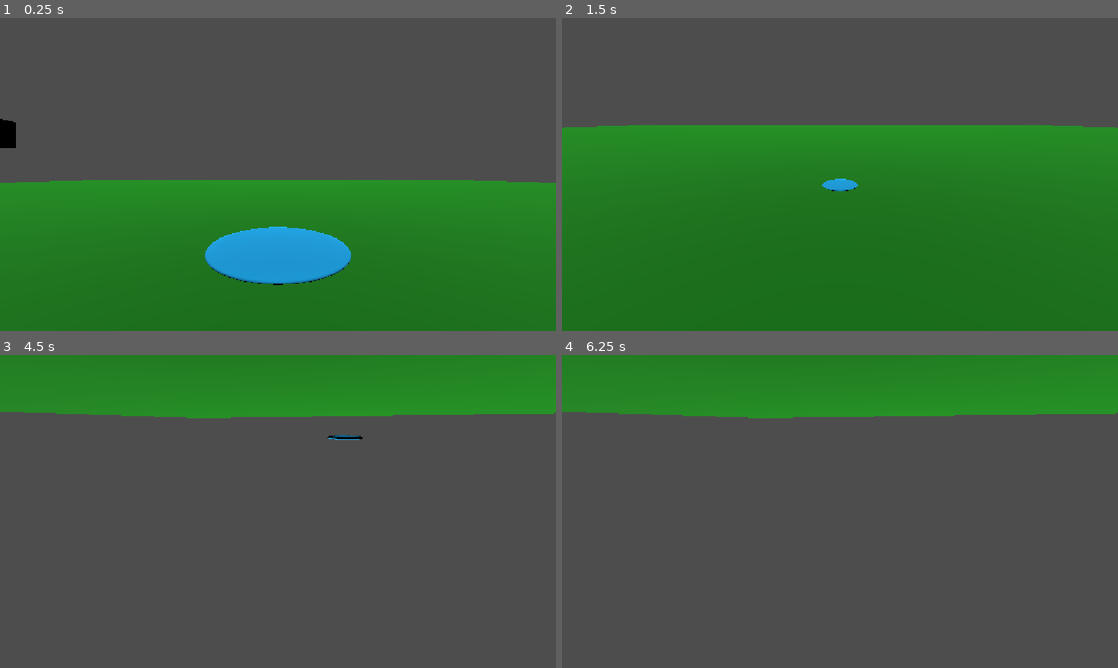
Above: before the commit, frames 1-4 (two rows, left to right).
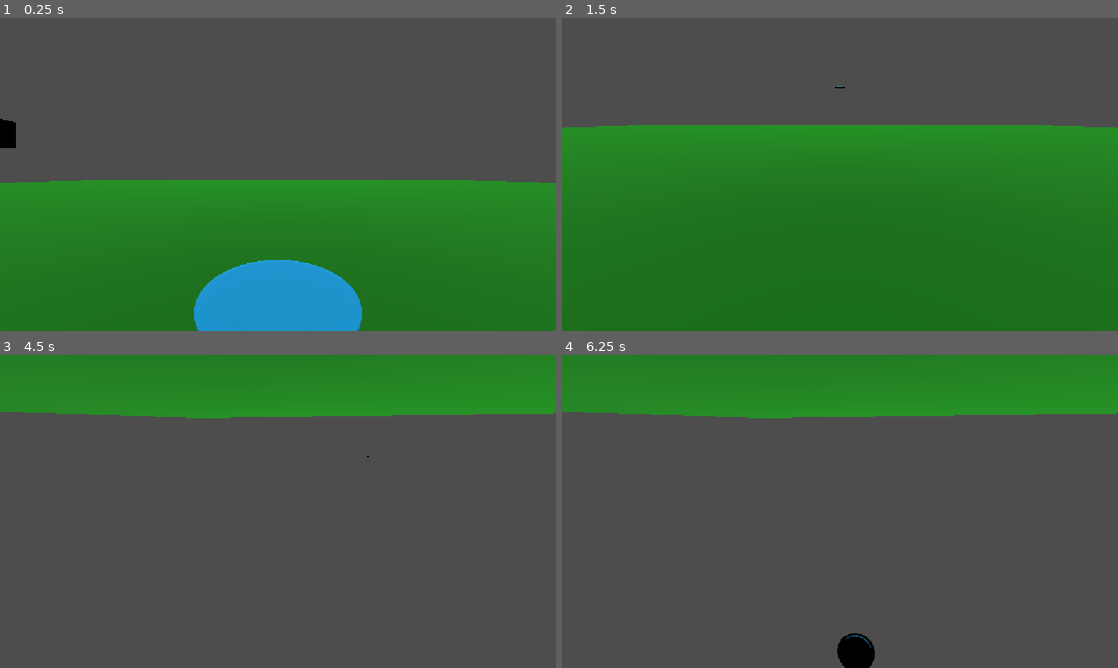
Above: after the commit, the same moments.

Repository: PastarDev/godot-disc-golf
Game: Godot game, scene res://main.tscn
Same seed, same stepped clock (60 frames per second), same inputs: the game is played once before the commit and once after it.
Inputs:
- Up to frame 1 (0.25 s): no input
- Up to frame 2 (1.5 s): hold Space (throw_disc) 0.53-1.28 s; tap S (cam_down) at 1.35 s
- Up to frame 3 (4.5 s): tap Space (throw_disc) every 0.75 s from 1.55 to 3.8 s; hold A (cam_left) 2.03-2.78 s; tap D (cam_right) at 2.85 s; tap Enter at 3.5 s; hold W (cam_up) 3.53-4.28 s; tap E (hold_disc) at 4.35 s
- Up to frame 4 (6.25 s): tap Space (throw_disc) at 4.55, 5, 5.85 s; hold Space (throw_disc) 5.03-5.78 s; tap Enter at 5.75 s

The runs differ from the first frame. In frame 1, 7.4% of the frame differs, in the area x 34-66%, y 66-100%; in frame 2, 0.2%; in frame 3, less than 0.1%; in frame 4, 0.6%.

Commit message:
disc script merge

Diff:
--- a/discForceStop.gd
+++ /dev/null
@@ -1,25 +0,0 @@
-extends RigidBody3D
-
-func _ready() -> void:
-
-	gravity_scale = 0.0
-
-	global_position = Vector3 (0, 1.2, 3)
-
-	constant_force = Vector3 (0, 0, 0)
-
-
-func _process(_delta: float) -> void:
-
-	if Input.is_action_pressed("throw_disc"):
-
-		gravity_scale = 1
-
-		constant_force = Vector3 (0, 50, -100)
-
-		await get_tree().create_timer(0.2).timeout
-
-		constant_force = Vector3 (0, 0, 0)
-
-	if global_position.y <= 0.1:
-		linear_velocity = Vector3.ZERO
--- a/holdDisc.gd
+++ b/holdDisc.gd
@@ -15,3 +15,27 @@
 		var to_target = target_pos - global_position
 
 		state.linear_velocity = to_target * follow_strength
+
+func _ready() -> void:
+
+	#gravity_scale = 0.0
+
+	global_position = Vector3 (0, 1.2, 3)
+
+	constant_force = Vector3 (0, 0, 0)
+
+
+func _process(_delta: float) -> void:
+
+	if Input.is_action_pressed("throw_disc"):
+
+		gravity_scale = 1
+
+		constant_force = Vector3 (0, 50, -100)
+
+		await get_tree().create_timer(0.2).timeout
+
+		constant_force = Vector3 (0, 0, 0)
+
+	if global_position.y <= 0.1:
+		linear_velocity = Vector3.ZERO
